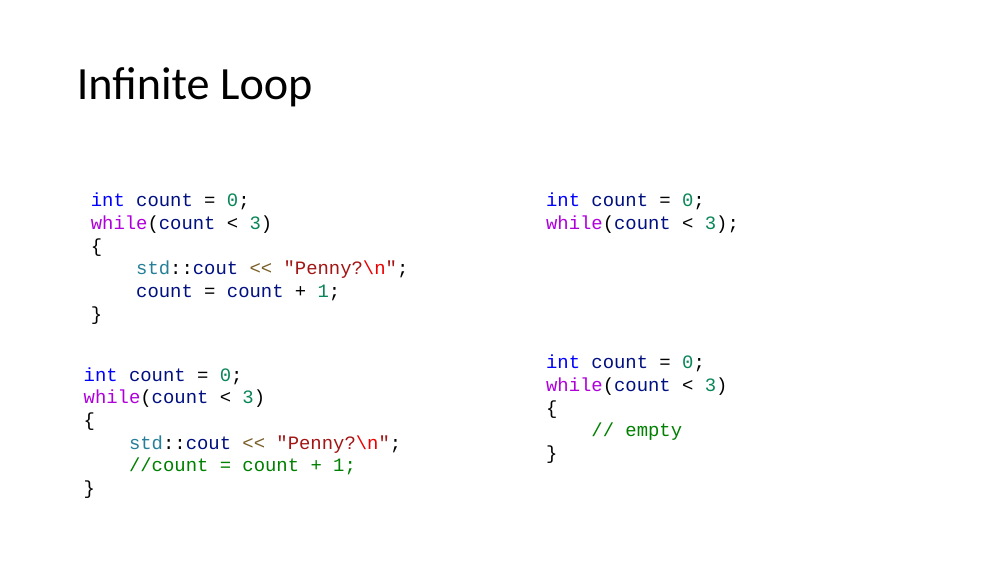
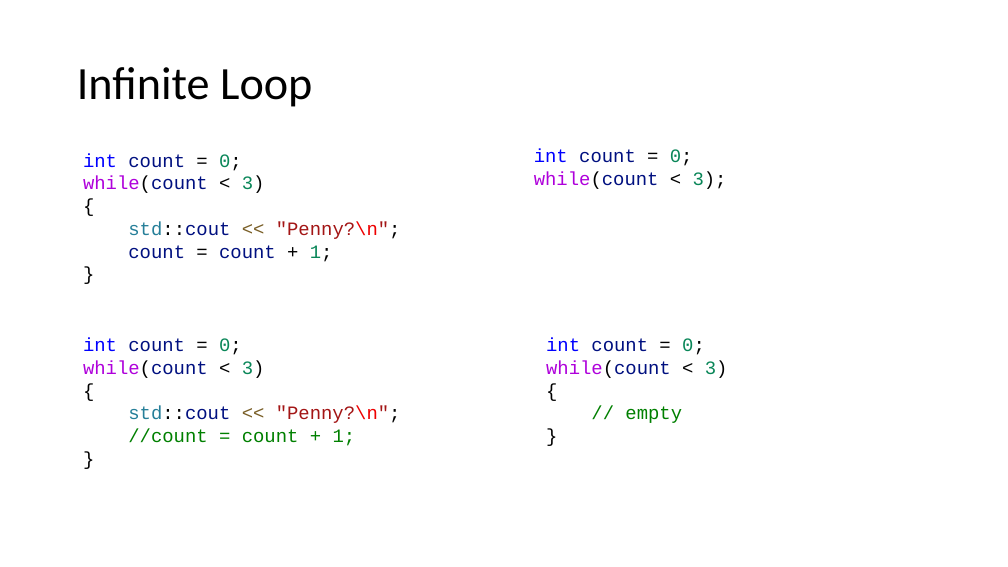
Before and after one commit to CNOCycle/cpp_tutorial, a slide deck: slide 19 of 06-loop/00-loop.pptx. Drawn at 1008x567 pixels with LibreOffice and Linux fonts; fonts in the diff are those of the drawing. Boxes give left, top, right and bottom in pixels: in the first picture for what was removed or moved away, otherwise in the second. Text is boxed around its words. In the diff, an @@ line names an element or a change of style, - is before the commit and + after.

```diff
--- a/06-loop/00-loop.pptx
+++ b/06-loop/00-loop.pptx
@@ text "int count = 0;": place and size @@
-text "int count = 0;" at (91,193,409,301)
+text "int count = 0;" at (83,154,401,262)
@@ text "int count = 0;": place and size @@
-text "int count = 0;" at (546,193,739,233)
+text "int count = 0;" at (534,149,727,189)
@@ text "int count = 0;": place and size @@
-text "int count = 0;" at (84,367,401,475)
+text "int count = 0;" at (83,338,401,446)
@@ text "int count = 0;": place and size @@
-text "int count = 0;" at (546,355,728,440)
+text "int count = 0;" at (546,338,728,423)
```
Also in this commit, not shown: 2 other slides changed, 4 slides added, 5 other files.
